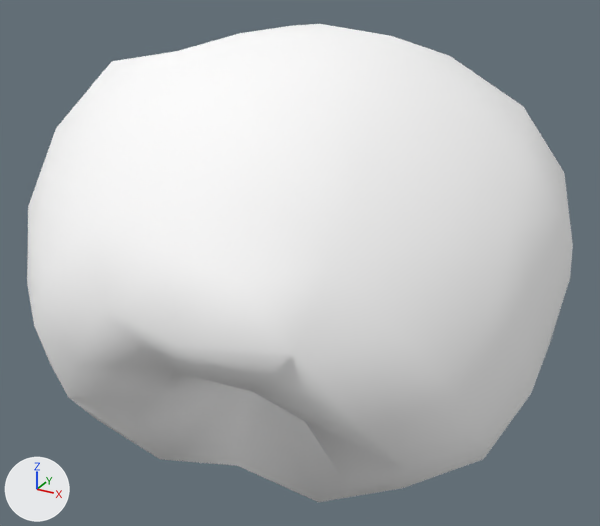
Renders of the glTF model assets/asteroids/asteroid_sml_05.glb from each side of a commit.
One viewpoint serves both versions: a 50 mm lens placed at (1.196, -2.302, 1.138), pointed at (-0.054, -0.028, 0.001). The lights are fixed; the arrows at lower left show +X, +Y and +Z. The first picture is the older version. Vertices at exactly the same position are counted once.

The first picture shows 'asteroid_sml_05'.
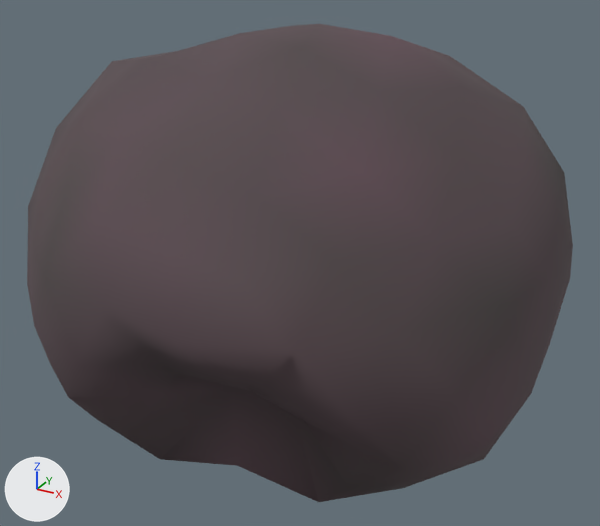
Changed parts and their boxes (x1, y1, x2, y2) in the pictures (600 x 526 px):
'asteroid_sml_05', recoloured (darker): (27, 24, 573, 502) in both

What changed in the scene script:
```text
Change mat_rock_asteroid_sml_05:
    where n0 = _N.new('ShaderNodeBsdfPrincipled'); n0.name = 'Principled BSDF'
    remove n0.inputs[0].default_value = (1.0, 1.0, 1.0, 1.0)  # 'Base Color', white #ffffff
    n0.inputs[1].default_value: 0.0178 -> 0.0273  # 'Metallic'
    n0.inputs[2].default_value: 0.957 -> 0.944  # 'Roughness'
    add n2 = _N.new('ShaderNodeVertexColor'); n2.name = 'Color Attribute'
    add _L.new(n2.outputs[0], n0.inputs[0])  # 'Color' to 'Base Color'
Change me_icosphere:
    where me_icosphere.from_pydata(...)  # 162 vertices, 320 faces; spans x -0.93..0.8, y -0.96..0.95, z -0.67..0.79
    used by ob_asteroid_sml_05; location = (0.0, 0.0, 0.0)
    me_icosphere part 1: vertex colours changed
```
